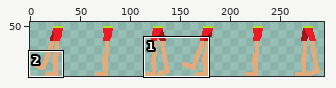
A sprite sheet gets an edit: sprites/Enemy-Legs-Sheet.png. The picture above shows the old version from afar; the outline marks the close-up.
Close-up. Earlier state:
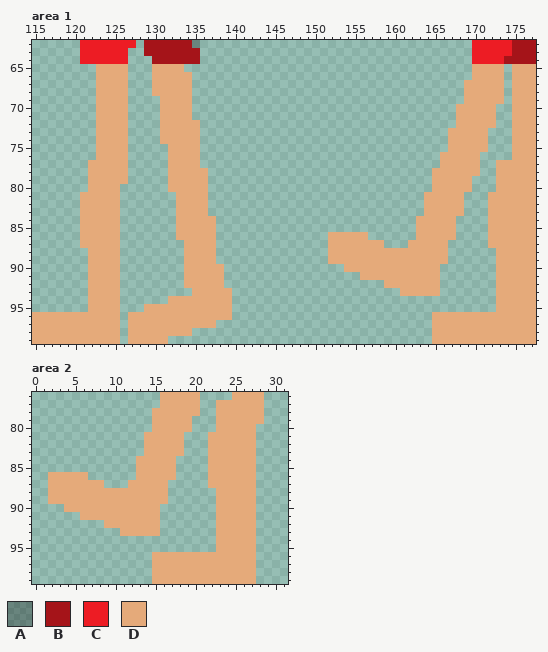
The file is 300x100 pixels. Shown: area 1: x 115..177, y 62..99; area 2: x 0..31, y 76..99. The old version is drawn lined up with the new one. The wide view leaves out empty margins. The commit also changed other parts of the picture, which this record leaves out.
Palette (. is transparent): A #0000004d  B #a51419  C #ed1c24  D #e5aa7a
Pixels before, area 1, first column x 115:
 62 ......CCCCCCC.BBBBBBA..................................CCCCCBBB
 63 ......CCCCCC..BBBBBBB..................................CCCCCBBB
 64 ......CCCCCC...BBBBBB..................................CCCCBBBB
 65 ........DDDD...DDDD....................................DDDD.DDD
 66 ........DDDD...DDDDD...................................DDDD.DDD
 67 ........DDDD...DDDDD..................................DDDDD.DDD
 68 ........DDDD...DDDDD..................................DDDDD.DDD
 69 ........DDDD....DDDD..................................DDDDD.DDD
 70 ........DDDD....DDDD.................................DDDDD..DDD
 71 ........DDDD....DDDD.................................DDDDD..DDD
 72 ........DDDD....DDDDD................................DDDDD..DDD
 73 ........DDDD....DDDDD...............................DDDDD...DDD
 74 ........DDDD....DDDDD...............................DDDDD...DDD
 75 ........DDDD.....DDDD...............................DDDDD...DDD
 76 ........DDDD.....DDDD..............................DDDDD....DDD
 77 .......DDDDD.....DDDD..............................DDDDD..DDDDD
 78 .......DDDDD.....DDDDD............................DDDDDD..DDDDD
 79 .......DDDDD.....DDDDD............................DDDDD...DDDDD
 80 .......DDDD......DDDDD............................DDDDD...DDDDD
 81 ......DDDDD.......DDDD...........................DDDDD...DDDDDD
 82 ......DDDDD.......DDDD...........................DDDDD...DDDDDD
 83 ......DDDDD.......DDDD...........................DDDDD...DDDDDD
 84 ......DDDDD.......DDDDD.........................DDDDD....DDDDDD
 85 ......DDDDD.......DDDDD.........................DDDDD....DDDDDD
 86 ......DDDDD.......DDDDD..............DDDDD......DDDDD....DDDDDD
 87 ......DDDDD........DDDD..............DDDDDDD...DDDDD.....DDDDDD
 88 .......DDDD........DDDD..............DDDDDDDDDDDDDDD......DDDDD
 89 .......DDDD........DDDD..............DDDDDDDDDDDDDDD......DDDDD
 90 .......DDDD........DDDDD...............DDDDDDDDDDDD.......DDDDD
 91 .......DDDD........DDDDD.................DDDDDDDDDD.......DDDDD
 92 .......DDDD........DDDDD....................DDDDDDD.......DDDDD
 93 .......DDDD.........DDDDD.....................DDDDD.......DDDDD
 94 .......DDDD......DDDDDDDD.................................DDDDD
 95 .......DDDD...DDDDDDDDDDD.................................DDDDD
 96 DDDDDDDDDDD.DDDDDDDDDDDDD.........................DDDDDDDDDDDDD
 97 DDDDDDDDDDD.DDDDDDDDDDD...........................DDDDDDDDDDDDD
 98 DDDDDDDDDDD.DDDDDDDD..............................DDDDDDDDDDDDD
 99 DDDDDDDDDDD.DDDDD.................................DDDDDDDDDDDDD
Pixels before, area 2, first column x 2:
 76 ..............DDDDD....DDDD
 77 ..............DDDDD..DDDDDD
 78 .............DDDDDD..DDDDDD
 79 .............DDDDD...DDDDDD
 80 .............DDDDD...DDDDD.
 81 ............DDDDD...DDDDDD.
 82 ............DDDDD...DDDDDD.
 83 ............DDDDD...DDDDDD.
 84 ...........DDDDD....DDDDDD.
 85 ...........DDDDD....DDDDDD.
 86 DDDDD......DDDDD....DDDDDD.
 87 DDDDDDD...DDDDD.....DDDDDD.
 88 DDDDDDDDDDDDDDD......DDDDD.
 89 DDDDDDDDDDDDDDD......DDDDD.
 90 ..DDDDDDDDDDDD.......DDDDD.
 91 ....DDDDDDDDDD.......DDDDD.
 92 .......DDDDDDD.......DDDDD.
 93 .........DDDDD.......DDDDD.
 94 .....................DDDDD.
 95 .....................DDDDD.
 96 .............DDDDDDDDDDDDD.
 97 .............DDDDDDDDDDDDD.
 98 .............DDDDDDDDDDDDD.
 99 .............DDDDDDDDDDDDD.
After:
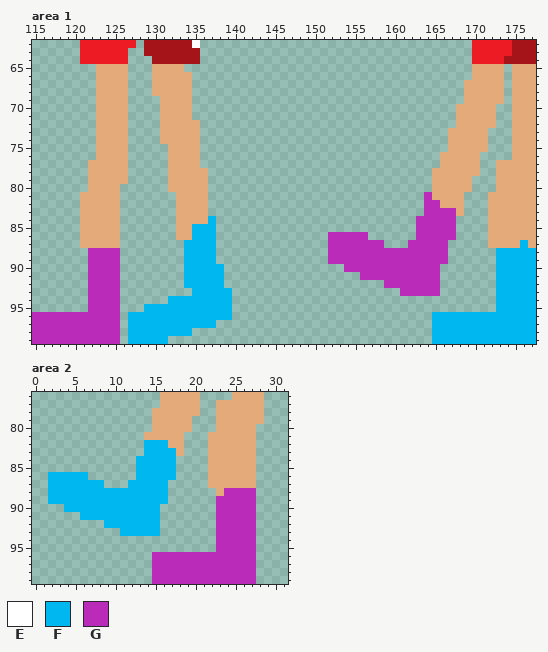
Colours new in this view: E #ffffff  F #00b7ef  G #ba2bba
Difference:
drawings rearranged on the sheet (the old picture shows each at its new place)
Changed rows in their new state; - is an unchanged pixel.
Area 1:
first column x 135:
 62 E
first column x 115:
 81 -------------------------------------------------G-------------
 82 -------------------------------------------------GG------------
 83 -------------------------------------------------GGGG----------
 84 ----------------------F-------------------------GGGGG----------
 85 --------------------FFF-------------------------GGGGG----------
 86 --------------------FFF--------------GGGGG------GGGGG----------
 87 -------------------FFFF--------------GGGGGGG---GGGGG---------F-
 88 -------GGGG--------FFFF--------------GGGGGGGGGGGGGGG------FFFFF
 89 -------GGGG--------FFFF--------------GGGGGGGGGGGGGGG------FFFFF
 90 -------GGGG--------FFFFF---------------GGGGGGGGGGGG-------FFFFF
 91 -------GGGG--------FFFFF-----------------GGGGGGGGGG-------FFFFF
 92 -------GGGG--------FFFFF--------------------GGGGGGG-------FFFFF
 93 -------GGGG---------FFFFF---------------------GGGGG-------FFFFF
 94 -------GGGG------FFFFFFFF---------------------------------FFFFF
 95 -------GGGG---FFFFFFFFFFF---------------------------------FFFFF
 96 GGGGGGGGGGG-FFFFFFFFFFFFF-------------------------FFFFFFFFFFFFF
 97 GGGGGGGGGGG-FFFFFFFFFFF---------------------------FFFFFFFFFFFFF
 98 GGGGGGGGGGG-FFFFFFFF------------------------------FFFFFFFFFFFFF
 99 GGGGGGGGGGG-FFFFF---------------------------------FFFFFFFFFFFFF
Area 2:
first column x 2:
 82 ------------FFF-----------
 83 ------------FFFF----------
 84 -----------FFFFF----------
 85 -----------FFFFF----------
 86 FFFFF------FFFFF----------
 87 FFFFFFF---FFFFF-----------
 88 FFFFFFFFFFFFFFF-------GGGG
 89 FFFFFFFFFFFFFFF------GGGGG
 90 --FFFFFFFFFFFF-------GGGGG
 91 ----FFFFFFFFFF-------GGGGG
 92 -------FFFFFFF-------GGGGG
 93 ---------FFFFF-------GGGGG
 94 ---------------------GGGGG
 95 ---------------------GGGGG
 96 -------------GGGGGGGGGGGGG
 97 -------------GGGGGGGGGGGGG
 98 -------------GGGGGGGGGGGGG
 99 -------------GGGGGGGGGGGGG
